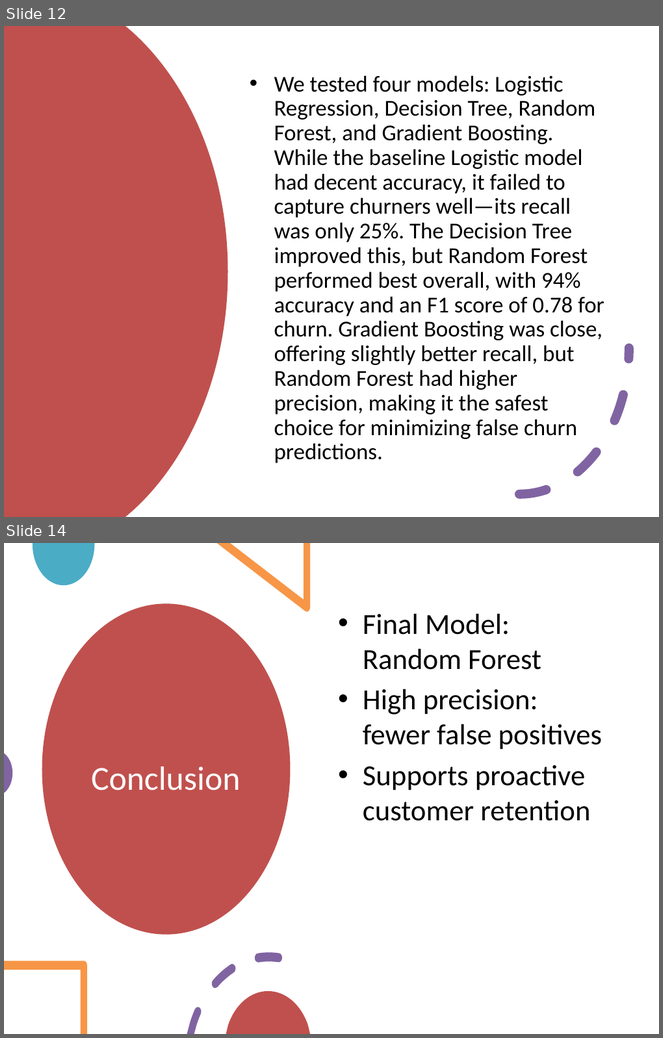
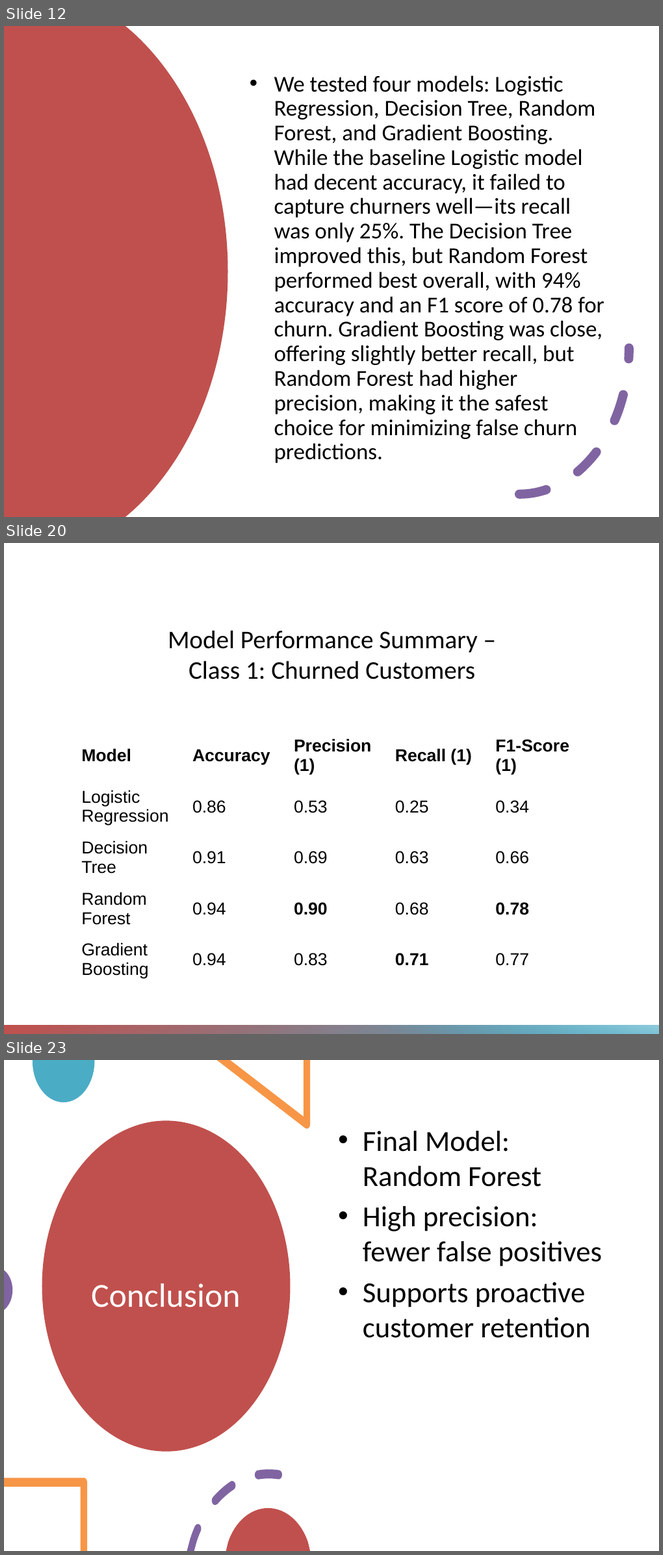
Before and after one commit to edwin659898/project-phase3-Edwin-, a slide deck: Telecom_Churn_Presentation.pptx. Shown one above the other, each under a label of ours: slides 12 and 14 before the commit, slides 12, 20 and 23 after it; the slides between them are not shown. The pictures are 663x1038 and 663x1555 pixels, drawn with LibreOffice and Linux fonts; fonts in the diff are those of the drawing. Boxes give left, top, right and bottom in pixels: in the first picture for what was removed or moved away, otherwise in the second. Text is boxed around its words. In the diff, an @@ line names an element or a change of style, - is before the commit and + after.

```diff
--- a/Telecom_Churn_Presentation.pptx
+++ b/Telecom_Churn_Presentation.pptx
@@ slide 20 added at <box>4,543,659,1034</box>, background #FFFFFF @@
@@ title added at <box>168,630,477,679</box>, 28 pt, text #000000 @@
+Model Performance Summary – Class 1: Churned Customers
@@ table added at <box>75,730,586,986</box>, 5 rows, 5 columns @@
+Model | Accuracy | Precision (1) | Recall (1) | F1-Score (1)
+Logistic Regression | 0.86 | 0.53 | 0.25 | 0.34
+Decision Tree | 0.91 | 0.69 | 0.63 | 0.66
+Random Forest | 0.94 | 0.90 | 0.68 | 0.78
+Gradient Boosting | 0.94 | 0.83 | 0.71 | 0.77
@@ rectangle added at <box>4,1026,659,1034</box>, fill gradient #4BACC6 to #C0504D @@
@@ rectangle added at <box>341,1025,659,1034</box>, fill gradient #4BACC6 to #93CDDD @@
@@ what was slide 14 is now slide 23 @@
```
Also in this commit, not shown: 8 other slides added, 1 other file.
